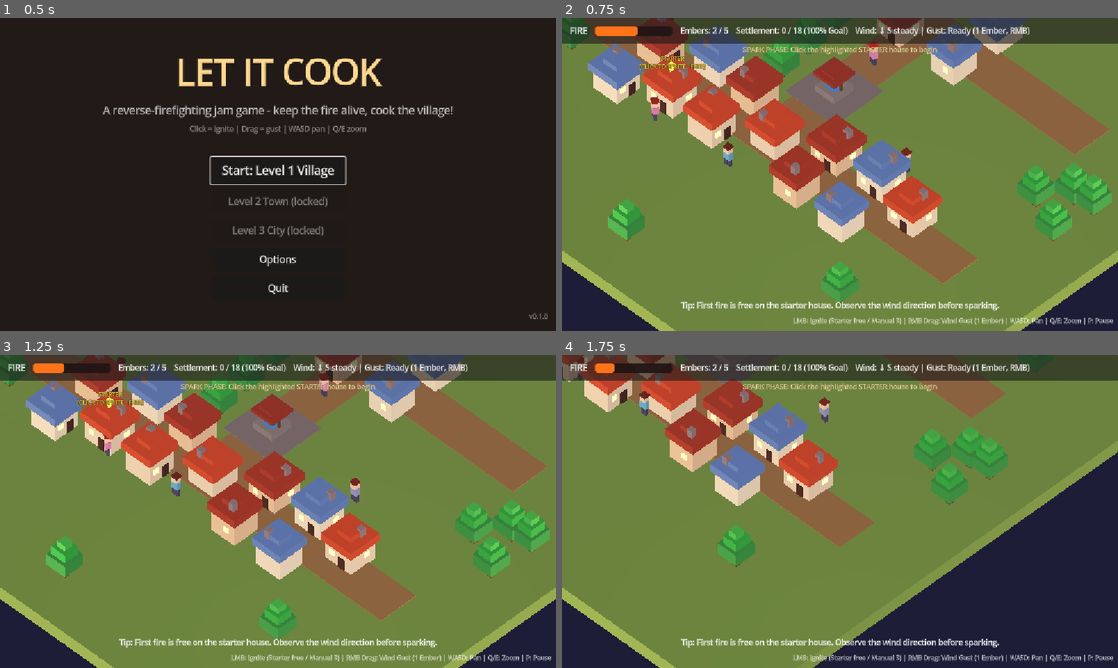
Above: before the commit, frames 1-4 (two rows, left to right).
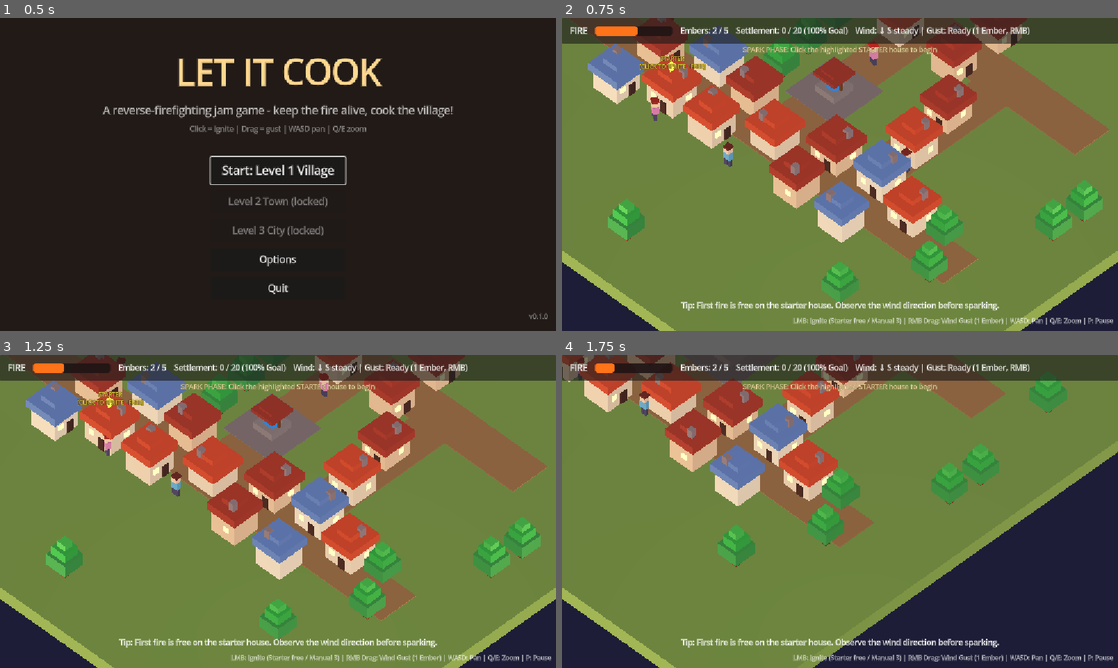
Above: after the commit, the same moments.

Repository: jordan03819/let-it-cook
Game: Godot game, scene res://scenes/main_menu.tscn
The game is run twice, just before and just after one commit, with the same random seed, the same clock (stepped at 60 frames per second) and the same inputs.
Inputs (mouse positions are in pixels of both pictures, inside the frame that each line leads up to):
- Up to frame 1 (0.5 s): no input
- Up to frame 2 (0.75 s): click "Start: Level 1 Village" at 0.5 s
- Up to frame 3 (1.25 s): no input
- Up to frame 4 (1.75 s): move the mouse to (962, 495) at 1.27 s; hold Right from 1.28 s (still down); hold S (camera_down) from 1.28 s (still down); click (962, 495) at 1.42 s

Frame 1 is identical in both runs. In frame 2, 7.9% of the frame differs, in the area x 0-99%, y 0-85%; in frame 3, 7.9%; in frame 4, 5.5%.

Commit message:
feat: edit spread radius, edit levels topology to improve maps playability fix: wind reach

Diff:
--- a/scenes/fire_simulation.gd
+++ b/scenes/fire_simulation.gd
@@ -6,9 +6,13 @@
 
 signal wind_shifted(new_dir: Vector3)
 
-const HOUSE_RADIUS: float = 4.8
+# Spatial tuning bands (SPEC Section 6.3)
+# Connected: <= 4.2m, Conditional: 4.2m–6.0m, Broken: > 6.0m (crossable by Wind Gust up to 8.5m)
+const HOUSE_CONNECTED_RADIUS: float = 4.2
+const HOUSE_CONDITIONAL_RADIUS: float = 6.0
+const HOUSE_RADIUS: float = HOUSE_CONDITIONAL_RADIUS
 const TREE_RADIUS: float = 4.5
-const HOUSE_HEAT: float = 0.030
+const HOUSE_HEAT: float = 0.035
 const TREE_HEAT: float = 0.13
 const HEAT_DECAY: float = 0.025
 
@@ -104,22 +108,17 @@
 		if not is_instance_valid(dst) or dst.state != VoxelHouse.State.UNBURNED or dst.kind == "stone":
 			continue
 
-		var radius := TREE_RADIUS if dst.kind == "tree" else HOUSE_RADIUS
 		var rate := TREE_HEAT if dst.kind == "tree" else HOUSE_HEAT
 		var power := 0.0
 
 		for src in burning_nodes:
 			var to: Vector3 = dst.global_position - src.global_position
 			var dist := to.length()
-			if dist > radius or dist < 0.01:
-				continue
-
-			var align: float = (to / dist).dot(wind_dir)
-			var w: float = maxf(0.2, 1.0 + align * wind_strength * WIND_BIAS)
-			if dst.kind == "house" and src.kind == "tree":
-				w *= 0.5
-
-			# Active Local Wind Gust acceleration (SPEC Section 6.6)
+			if dist < 0.01:
+				continue
+
+			# Check if target structure lies within active player Wind Gust cone
+			var inside_active_gust := false
 			if active_gust_timer > 0.0:
 				var to_dst: Vector3 = dst.global_position - active_gust_origin
 				to_dst.y = 0.0
@@ -127,9 +126,29 @@
 				if dst_dist <= WIND_GUST_RANGE:
 					var gust_align := (to_dst / maxf(0.01, dst_dist)).dot(active_gust_dir)
 					if gust_align >= cos(WIND_GUST_HALF_ANGLE):
-						w *= 3.5
-
-			power += w
+						inside_active_gust = true
+
+			# Max effective distance: Wind Gust reaches up to 8.5m; ambient spread reaches conditional 6.0m
+			var max_dist := WIND_GUST_RANGE if inside_active_gust else (TREE_RADIUS if dst.kind == "tree" else HOUSE_CONDITIONAL_RADIUS)
+			if dist > max_dist:
+				continue
+
+			var align: float = (to / dist).dot(wind_dir)
+			var w: float = maxf(0.2, 1.0 + align * wind_strength * WIND_BIAS)
+
+			# If in conditional band (> 4.2m) without active gust, spread requires favorable wind
+			if not inside_active_gust and dist > HOUSE_CONNECTED_RADIUS:
+				var falloff: float = 1.0 - (dist - HOUSE_CONNECTED_RADIUS) / (HOUSE_CONDITIONAL_RADIUS - HOUSE_CONNECTED_RADIUS)
+				w *= maxf(0.0, falloff * (0.3 + align * 0.7))
+
+			if dst.kind == "house" and src.kind == "tree":
+				w *= 0.5
+
+			# Active Local Wind Gust acceleration (SPEC Section 6.6)
+			if inside_active_gust:
+				w *= 3.5
+
+			power += maxf(0.0, w)
 			if power >= 3.5:
 				break
 
@@ -154,12 +173,10 @@
 		for src in burning_nodes:
 			var to_b := b.global_position - src.global_position
 			var dist := to_b.length()
-			if dist > HOUSE_RADIUS or dist < 0.01:
-				continue
-			var align: float = (to_b / dist).dot(wind_dir)
-			var w: float = maxf(0.2, 1.0 + align * wind_strength * WIND_BIAS)
-
-			# Active Local Wind Gust acceleration
+			if dist < 0.01:
+				continue
+
+			var inside_active_gust := false
 			if active_gust_timer > 0.0:
 				var to_dst: Vector3 = b.global_position - active_gust_origin
 				to_dst.y = 0.0
@@ -167,9 +184,24 @@
 				if dst_dist <= WIND_GUST_RANGE:
 					var gust_align := (to_dst / maxf(0.01, dst_dist)).dot(active_gust_dir)
 					if gust_align >= cos(WIND_GUST_HALF_ANGLE):
-						w *= 3.5
-
-			b_power += w
+						inside_active_gust = true
+
+			var max_dist := WIND_GUST_RANGE if inside_active_gust else HOUSE_CONDITIONAL_RADIUS
+			if dist > max_dist:
+				continue
+
+			var align: float = (to_b / dist).dot(wind_dir)
+			var w: float = maxf(0.2, 1.0 + align * wind_strength * WIND_BIAS)
+
+			if not inside_active_gust and dist > HOUSE_CONNECTED_RADIUS:
+				var falloff: float = 1.0 - (dist - HOUSE_CONNECTED_RADIUS) / (HOUSE_CONDITIONAL_RADIUS - HOUSE_CONNECTED_RADIUS)
+				w *= maxf(0.0, falloff * (0.3 + align * 0.7))
+
+			# Active Local Wind Gust acceleration
+			if inside_active_gust:
+				w *= 3.5
+
+			b_power += maxf(0.0, w)
 			if b_power >= 3.0:
 				break
 
--- a/scenes/level_builder.gd
+++ b/scenes/level_builder.gd
@@ -99,6 +99,8 @@
 			_add_voxel_box(ground, Vector3(w * 0.75, 0.06, 3.0), Vector3(0, 0.03, 6.0), road_col)
 			_add_voxel_box(ground, Vector3(w * 0.65, 0.06, 3.0), Vector3(0, 0.03, -7.5), road_col)
 			_add_voxel_box(ground, Vector3(3.0, 0.06, 16.0), Vector3(0, 0.03, -0.5), road_col)
+			# East lane connecting SE Farmstead to North Hillside
+			_add_voxel_box(ground, Vector3(3.0, 0.06, 12.0), Vector3(6.8, 0.03, -1.0), road_col)
 			_add_voxel_box(ground, Vector3(4.2, 0.08, 4.2), Vector3(0, 0.04, 0.5), Color(0.45, 0.43, 0.42))
 		1:
 			# Town: Base lawn + central canal with water and stone quays + bridge crossways
@@ -156,8 +158,9 @@
 			var road_col := Color(0.34, 0.33, 0.32)
 			_add_voxel_box(ground, Vector3(3.2, 0.06, w), Vector3(-7.5, 0.03, 0), road_col)
 			_add_voxel_box(ground, Vector3(3.2, 0.06, w), Vector3(7.5, 0.03, 0), road_col)
-			_add_voxel_box(ground, Vector3(w * 0.9, 0.06, 2.8), Vector3(0, 0.03, 8.5), road_col)
-			_add_voxel_box(ground, Vector3(w * 0.9, 0.06, 2.8), Vector3(0, 0.03, -8.5), road_col)
+			_add_voxel_box(ground, Vector3(3.2, 0.06, w * 0.75), Vector3(0, 0.03, 0), road_col) # Central avenue
+			_add_voxel_box(ground, Vector3(w * 0.9, 0.06, 2.8), Vector3(0, 0.03, 6.9), road_col) # South cross street
+			_add_voxel_box(ground, Vector3(w * 0.9, 0.06, 2.8), Vector3(0, 0.03, -6.9), road_col) # North cross street
 		_:
 			# City: Paved urban cobblestone with central boulevard, plazas, and stone sidewalks
 			_ground_slab(ground, Vector3(w, 1, w), Color(0.38, 0.38, 0.40))
@@ -273,6 +276,15 @@
 		_place_house(pos, "house", randf_range(48.0, 58.0), Vector3(randf_range(1.9, 2.2), randf_range(1.4, 1.8), randf_range(1.9, 2.2)), wall_cols[idx % wall_cols.size()], roof_cols[idx % roof_cols.size()], village_root, ctx)
 		idx += 1
 
+	# East Lane Connector (Guaranteed safe house route linking SE Farmsteads to North Hillside, SPEC 6.3 & 6.10)
+	var east_houses := [
+		Vector3(7.2, 0, 0.8),
+		Vector3(6.5, 0, -2.8),
+	]
+	for pos in east_houses:
+		_place_house(pos, "house", randf_range(48.0, 58.0), Vector3(randf_range(1.9, 2.2), randf_range(1.4, 1.8), randf_range(1.9, 2.2)), wall_cols[idx % wall_cols.size()], roof_cols[idx % roof_cols.size()], village_root, ctx)
+		idx += 1
+
 	# Cluster 3: North Hillside Cluster (6 houses)
 	var n_houses := [
 		Vector3(-4.5, 0, -6.0),
@@ -316,51 +328,57 @@
 	var roof_cols := [Color(0.75, 0.26, 0.16), Color(0.58, 0.20, 0.15), Color(0.30, 0.42, 0.65)]
 	var idx := 0
 
-	# 1. South Residential District (Z > 0)
+	# 1. South-West Residential District (8 houses + 1 bridgehead)
 	var sw_houses := [
-		Vector3(-14.0, 0, 4.8), Vector3(-10.2, 0, 4.8), Vector3(-4.8, 0, 4.8),
-		Vector3(-14.0, 0, 12.2), Vector3(-10.2, 0, 12.2), Vector3(-4.8, 0, 12.2),
+		Vector3(-14.0, 0, 5.0), Vector3(-10.0, 0, 5.0), Vector3(-6.0, 0, 5.0), Vector3(-2.4, 0, 5.0),
+		Vector3(-14.0, 0, 8.8), Vector3(-10.0, 0, 8.8), Vector3(-6.0, 0, 8.8), Vector3(-2.4, 0, 8.8),
+		Vector3(-7.5, 0, 2.5), # West Bridgehead South
 	]
 	for pos in sw_houses:
 		_place_house(pos, "house", randf_range(48.0, 58.0), Vector3(randf_range(1.9, 2.2), randf_range(1.4, 1.8), randf_range(1.9, 2.2)), wall_cols[idx % wall_cols.size()], roof_cols[idx % roof_cols.size()], village_root, ctx)
 		idx += 1
 
+	# 2. South-East Residential District (8 houses + 1 bridgehead)
 	var se_houses := [
-		Vector3(4.8, 0, 4.8), Vector3(10.2, 0, 4.8), Vector3(14.0, 0, 4.8),
-		Vector3(4.8, 0, 12.2), Vector3(10.2, 0, 12.2), Vector3(14.0, 0, 12.2),
+		Vector3(2.4, 0, 5.0), Vector3(6.0, 0, 5.0), Vector3(10.0, 0, 5.0), Vector3(14.0, 0, 5.0),
+		Vector3(2.4, 0, 8.8), Vector3(6.0, 0, 8.8), Vector3(10.0, 0, 8.8), Vector3(14.0, 0, 8.8),
+		Vector3(7.5, 0, 2.5), # East Bridgehead South
 	]
 	for pos in se_houses:
 		_place_house(pos, "house", randf_range(48.0, 58.0), Vector3(randf_range(1.9, 2.2), randf_range(1.4, 1.8), randf_range(1.9, 2.2)), wall_cols[idx % wall_cols.size()], roof_cols[idx % roof_cols.size()], village_root, ctx)
 		idx += 1
 
-	# Barrel 1: Strategic bridge across central residential street
-	_place_barrel(Vector3(0.0, 0, 4.8), village_root, ctx)
-
-	# 2. North Commercial & Guild District (Z < 0)
+	# Barrel 1: Strategic bridge across central residential street (SPEC 6.10 & 8.5)
+	_place_barrel(Vector3(0.0, 0, 5.0), village_root, ctx)
+
+	# 3. North-West Commercial District (8 houses + 1 bridgehead)
 	var nw_houses := [
-		Vector3(-14.0, 0, -4.8), Vector3(-10.2, 0, -4.8), Vector3(-4.8, 0, -4.8),
-		Vector3(-14.0, 0, -12.2), Vector3(-10.2, 0, -12.2), Vector3(-4.8, 0, -12.2),
+		Vector3(-14.0, 0, -5.0), Vector3(-10.0, 0, -5.0), Vector3(-6.0, 0, -5.0), Vector3(-2.4, 0, -5.0),
+		Vector3(-14.0, 0, -8.8), Vector3(-10.0, 0, -8.8), Vector3(-6.0, 0, -8.8), Vector3(-2.4, 0, -8.8),
+		Vector3(-7.5, 0, -2.5), # West Bridgehead North (5.0m across canal bridge from South Bridgehead)
 	]
 	for pos in nw_houses:
 		_place_house(pos, "house", randf_range(48.0, 58.0), Vector3(randf_range(1.9, 2.2), randf_range(1.4, 1.8), randf_range(1.9, 2.2)), wall_cols[idx % wall_cols.size()], roof_cols[idx % roof_cols.size()], village_root, ctx)
 		idx += 1
 
 	# Barrel 2: Near West Bridge approach
-	_place_barrel(Vector3(-7.5, 0, -3.2), village_root, ctx)
-
+	_place_barrel(Vector3(-7.5, 0, -3.8), village_root, ctx)
+
+	# 4. North-East Commercial & Shaman Approach District (7 houses + 1 bridgehead)
 	var ne_houses := [
-		Vector3(4.8, 0, -4.8), Vector3(8.8, 0, -4.8),
-		Vector3(4.8, 0, -12.2), Vector3(8.8, 0, -12.2),
-		Vector3(2.6, 0, -8.5),
+		Vector3(2.4, 0, -5.0), Vector3(6.0, 0, -5.0), Vector3(10.0, 0, -5.0),
+		Vector3(2.4, 0, -8.8), Vector3(6.0, 0, -8.8), Vector3(10.0, 0, -8.8),
+		Vector3(13.2, 0, -6.8), # Shaman alley house (guarantees mandatory route without trees)
+		Vector3(7.5, 0, -2.5),  # East Bridgehead North (5.0m across canal bridge from South Bridgehead)
 	]
 	for pos in ne_houses:
 		_place_house(pos, "house", randf_range(48.0, 58.0), Vector3(randf_range(1.9, 2.2), randf_range(1.4, 1.8), randf_range(1.9, 2.2)), wall_cols[idx % wall_cols.size()], roof_cols[idx % roof_cols.size()], village_root, ctx)
 		idx += 1
 
 	# Barrel 3: In the alley leading toward the Shaman
-	_place_barrel(Vector3(10.8, 0, -8.5), village_root, ctx)
-
-	# 3. Shaman Ritual Court (Northeast corner)
+	_place_barrel(Vector3(11.5, 0, -8.5), village_root, ctx)
+
+	# 5. Shaman Ritual Court (Northeast corner)
 	ctx.shaman = _build_shaman_court(Vector3(14.5, 0, -8.5), village_root, units_root)
 
 	# Flammable tree bridge connecting Northeast houses to Ritual Court
@@ -377,8 +395,8 @@
 		var best_starter := ctx.mandatory_houses[0]
 		var best_dist := 1e9
 		for h in ctx.mandatory_houses:
-			if h.position.z > 2.0:
-				var d := h.position.length()
+			if h.position.z > 4.0:
+				var d := h.position.distance_to(Vector3(-2.4, 0, 5.0))
 				if d < best_dist:
 					best_dist = d
 					best_starter = h
@@ -399,18 +417,19 @@
 	_build_city_fountain(Vector3(10.5, 0, 9.5), village_root)
 	_build_city_fountain(Vector3(2.5, 0, -12.5), village_root)
 
-	# 3. District 1: Outer South-West District (10 combustible houses)
+	# 3. District 1: Outer South-West District (11 combustible houses)
 	var sw_houses := [
 		Vector3(-14.5, 0, 13.5), # Starter house
 		Vector3(-10.5, 0, 13.5),
 		Vector3(-6.5, 0, 13.5),
 		Vector3(-14.5, 0, 9.5),
+		Vector3(-10.5, 0, 9.5),
 		Vector3(-6.5, 0, 9.5),
 		Vector3(-14.5, 0, 5.5),
 		Vector3(-10.5, 0, 5.5),
 		Vector3(-6.5, 0, 5.5),
-		Vector3(-10.5, 0, 1.8),
-		Vector3(-2.8, 0, 3.8),   # South Gate approach
+		Vector3(-2.2, 0, 5.5),   # Boulevard approach
+		Vector3(-2.2, 0, 1.4),   # South Grand Gate South approach (5.4m through gate)
 	]
 	for pos in sw_houses:
 		_place_house(pos, "house", randf_range(52.0, 62.0), Vector3(randf_range(2.0, 2.3), randf_range(1.6, 2.0), randf_range(2.0, 2.3)), wall_cols[idx % wall_cols.size()], roof_cols[idx % roof_cols.size()], village_root, ctx)
@@ -418,48 +437,54 @@
 
 	# 4. District 2: Outer South-East District (8 combustible workshops & guildhalls)
 	var se_houses := [
-		Vector3(3.5, 0, 5.5),    # East side of South Gate boulevard
-		Vector3(7.5, 0, 5.5),
-		Vector3(12.0, 0, 5.5),
-		Vector3(15.8, 0, 5.5),
-		Vector3(7.5, 0, 9.8),
-		Vector3(12.0, 0, 9.8),
-		Vector3(15.8, 0, 9.8),
-		Vector3(13.0, 0, 1.8),   # Directly in front of East Merchant Gate!
+		Vector3(2.2, 0, 5.5),    # East side of South Gate boulevard (4.4m from SW approach)
+		Vector3(6.0, 0, 5.5),
+		Vector3(10.0, 0, 5.5),
+		Vector3(14.0, 0, 5.5),
+		Vector3(6.0, 0, 9.5),
+		Vector3(10.0, 0, 9.5),
+		Vector3(14.0, 0, 9.5),
+		Vector3(13.0, 0, 1.4),   # East Merchant Gate South approach (5.4m through gate)
 	]
 	for pos in se_houses:
 		_place_house(pos, "house", randf_range(52.0, 62.0), Vector3(randf_range(2.0, 2.3), randf_range(1.6, 2.0), randf_range(2.0, 2.3)), wall_cols[idx % wall_cols.size()], roof_cols[idx % roof_cols.size()], village_root, ctx)
 		idx += 1
 
-	# 5. District 3: Inner Northern Metropolitan District (12 combustible manors & merchant halls)
+	# 5. District 3: Inner Northern Metropolitan District (15 combustible manors & merchant halls)
 	var n_houses := [
+		# South Gate North Approach (5.4m across South Gate arch from -2.2, 0, 1.4)
+		Vector3(-2.2, 0, -4.0),
+		# East Gate North Approach (5.4m across East Gate arch from 13.0, 0, 1.4)
+		Vector3(13.0, 0, -4.0),
+
 		# North-West Manor Block (accessible directly via South Gate)
-		Vector3(-2.8, 0, -5.5),  # Immediately north of South Gate!
-		Vector3(-6.8, 0, -5.5),
-		Vector3(-11.0, 0, -5.5),
-		Vector3(-15.2, 0, -5.5),
-		Vector3(-2.8, 0, -9.8),
-		Vector3(-6.8, 0, -9.8),
-		Vector3(-11.0, 0, -9.8),
-		Vector3(-15.2, 0, -9.8),
+		Vector3(-6.0, 0, -4.0),
+		Vector3(-10.0, 0, -4.0),
+		Vector3(-14.0, 0, -4.0),
+		Vector3(-2.2, 0, -8.0),
+		Vector3(-6.0, 0, -8.0),
+		Vector3(-10.0, 0, -8.0),
+		Vector3(-14.0, 0, -8.0),
 
 		# North-East Guild Block (accessible directly via East Gate)
-		Vector3(13.0, 0, -5.5),  # Immediately north of East Gate!
-		Vector3(9.0, 0, -5.5),
-		Vector3(13.0, 0, -9.8),
-		Vector3(9.0, 0, -9.8),
+		Vector3(9.5, 0, -4.0),
+		Vector3(6.0, 0, -4.0),
+		Vector3(2.2, 0, -4.0),
+		Vector3(13.0, 0, -8.0),
+		Vector3(9.5, 0, -8.0),
+		Vector3(6.0, 0, -8.0),
 	]
 	for pos in n_houses:
 		_place_house(pos, "house", randf_range(54.0, 66.0), Vector3(randf_range(2.1, 2.4), randf_range(1.8, 2.2), randf_range(2.1, 2.4)), wall_cols[idx % wall_cols.size()], roof_cols[idx % roof_cols.size()], village_root, ctx)
 		idx += 1
 
-	# 6. Strategic Explosive Barrels
+	# 6. Strategic Explosive Barrels (SPEC 8.5 & 11.3)
 	# Barrel 1: Junction between SW residential and SE artisan district across the avenue
-	_place_barrel(Vector3(0.5, 0, 5.5), village_root, ctx)
+	_place_barrel(Vector3(0.0, 0, 5.5), village_root, ctx)
 	# Barrel 2: Near approach to East Merchant Gate
-	_place_barrel(Vector3(10.5, 0, 3.8), village_root, ctx)
+	_place_barrel(Vector3(11.5, 0, 3.5), village_root, ctx)
 	# Barrel 3: In North Manor alley
-	_place_barrel(Vector3(-6.8, 0, -12.5), village_root, ctx)
+	_place_barrel(Vector3(-6.0, 0, -10.5), village_root, ctx)
 
 	# 7. Courtyard Trees: Optional bridge between NW manors and NE guild block
 	_place_house(Vector3(2.0, 0, -7.5), "tree", 24.0, Vector3(0.9, 1.0, 0.9), Color(0.4, 0.25, 0.12), Color(0.2, 0.55, 0.25), village_root, ctx)
